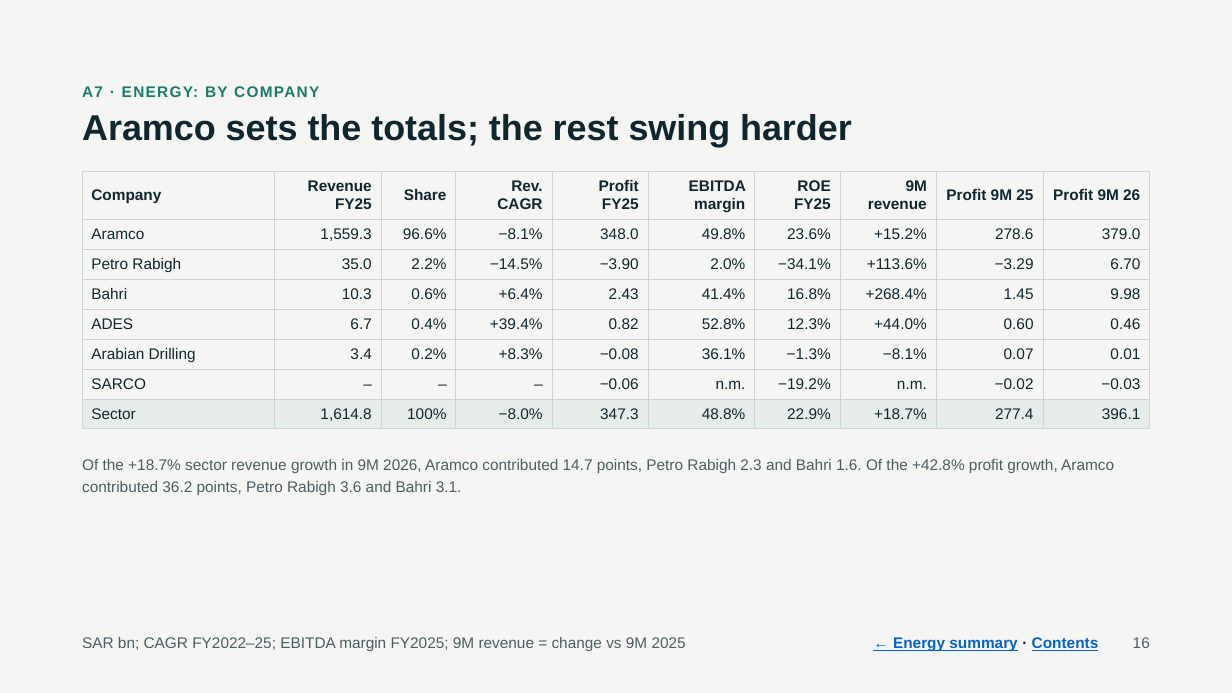
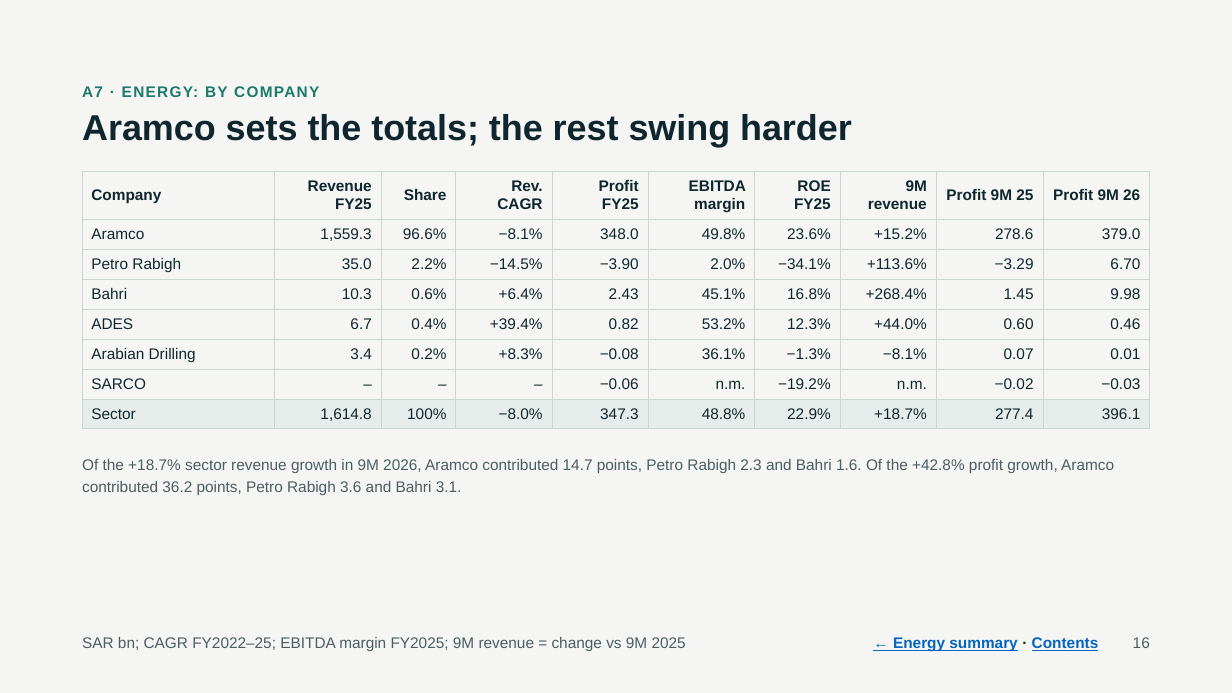
Before and after one commit to KhalidAba94/Test, a slide deck: slide 16 of sector-analysis/output/Energy_Banks_Pilot_Review.pptx. Drawn at 1232x693 pixels with LibreOffice and Linux fonts; fonts in the diff are those of the drawing. Boxes give left, top, right and bottom in pixels: in the first picture for what was removed or moved away, otherwise in the second. Text is boxed around its words. In the diff, an @@ line names an element or a change of style, - is before the commit and + after.

```diff
--- a/sector-analysis/output/Energy_Banks_Pilot_Review.pptx
+++ b/sector-analysis/output/Energy_Banks_Pilot_Review.pptx
@@ table at box(82, 171, 1152, 425) @@
-row 4, column 6: 41.4%
+row 4, column 6: 45.1%
-row 5, column 6: 52.8%
+row 5, column 6: 53.2%
```
Also in this commit, not shown: 9 other slides changed, 45 other files.
